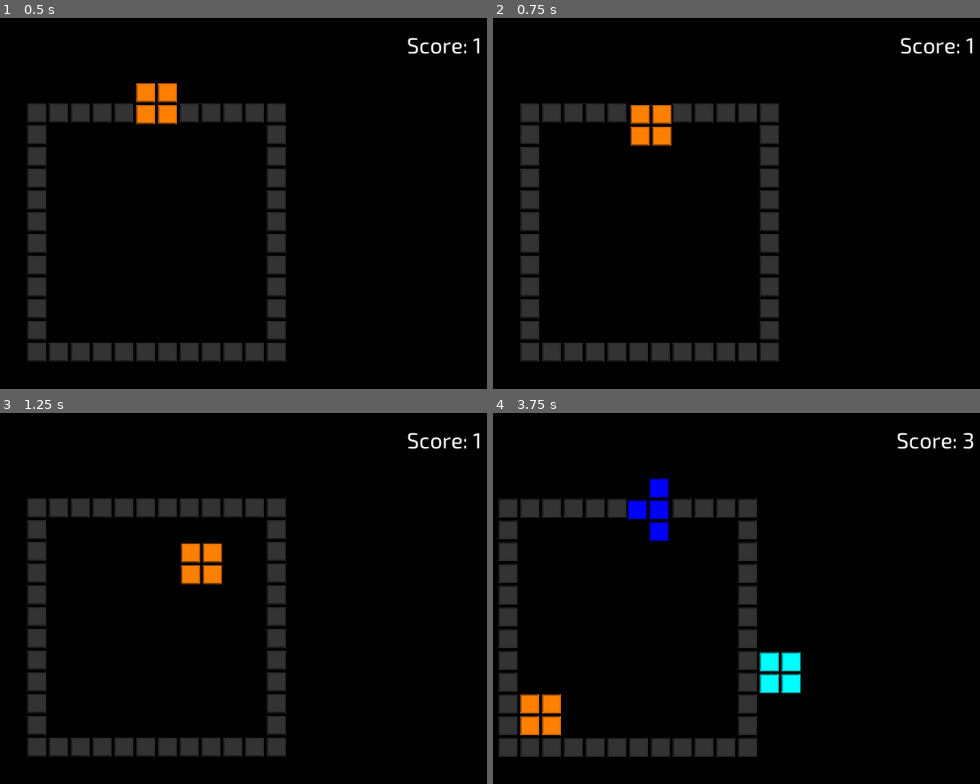
Above: before the commit, frames 1-4 (two rows, left to right).
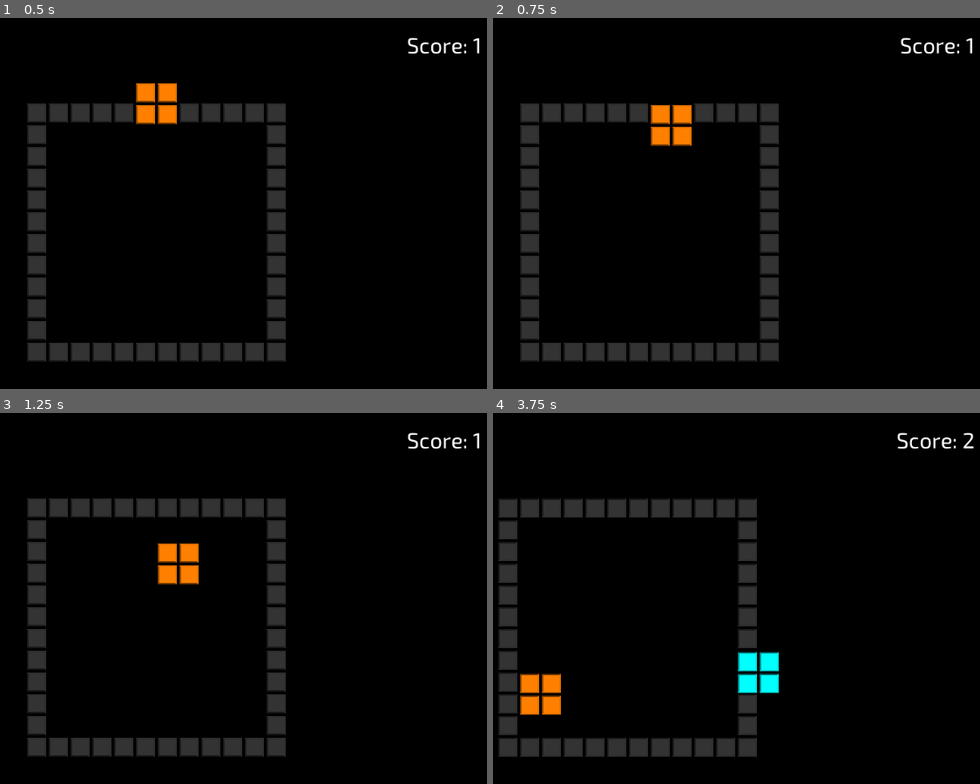
Above: after the commit, the same moments.

Repository: danielcannell/rotatris
Game: Godot game, scene res://Main.tscn
Same seed, same stepped clock (60 frames per second), same inputs: the game is played once before the commit and once after it.
Inputs:
- Up to frame 1 (0.5 s): no input
- Up to frame 2 (0.75 s): hold Right (move_right) from 0.53 s (still down)
- Up to frame 3 (1.25 s): keep holding Right (move_right)
- Up to frame 4 (3.75 s): release Right (move_right) at 1.28 s; hold Left (move_left) 1.28-2.03 s; hold Right (move_right) 2.03-3.53 s; hold Left (move_left) from 3.53 s (still down)

Frame 1 is identical in both runs. In frame 2, 1.0% of the frame differs, in the area x 27-41%, y 23-35%; in frame 3, 1.0%; in frame 4, 2.7%, in the area x 5-99%, y 5-87%.

Commit message:
Input movements are immediate

Diff:
--- a/Block.gd
+++ b/Block.gd
@@ -124,7 +124,7 @@
     return true
 
 
-func move(grid: Dictionary, step: Array):
+func move(grid: Dictionary, step: Array, smooth := true):
     self.erase_grid(grid)
     var new_coord = [self.coord[0] + step[0], self.coord[1] + step[1]]
     self._old_coord = self.coord
@@ -132,3 +132,9 @@
     self._slide_t = 0.0
     self._slide_time = Globals.TIME_TO_MOVE_1_SQUARE
     self.fill_grid(grid)
+
+    if not smooth:
+        if step[0]:
+            self._old_coord[0] = self.coord[0]
+        if step[1]:
+            self._old_coord[1] = self.coord[1]
--- a/Playfield.gd
+++ b/Playfield.gd
@@ -47,6 +47,29 @@
             self.gravity_counter = 0
             self.rotate_gravity()
 
+    process_inputs()
+
+
+func process_inputs():
+    if self.controlled_block == null:
+        return
+
+    var move := 0
+    if Input.is_action_just_pressed("move_left"):
+        move -= 1
+    if Input.is_action_just_pressed("move_right"):
+        move += 1
+
+    if move:
+        var step := [move * +self.gravity[1], move * -self.gravity[0]]
+
+        var grid := {}
+        for block in self.blocks:
+            block.fill_grid(grid)
+
+        if self.controlled_block.can_move(grid, step):
+            self.controlled_block.move(grid, step, false)
+
 
 # Update the grid coordinates of all blocks
 func update_block_positions():
@@ -62,12 +85,6 @@
 
         for block in self.blocks:
             var step := self.gravity
-
-            if block == self.controlled_block:
-                if Input.is_action_pressed("move_left"):
-                    step = [step[0] - self.gravity[1], step[1] + self.gravity[0]]
-                if Input.is_action_pressed("move_right"):
-                    step = [step[0] + self.gravity[1], step[1] - self.gravity[0]]
 
             if not block.moved and block.can_move(grid, step):
                 block.move(grid, step)
